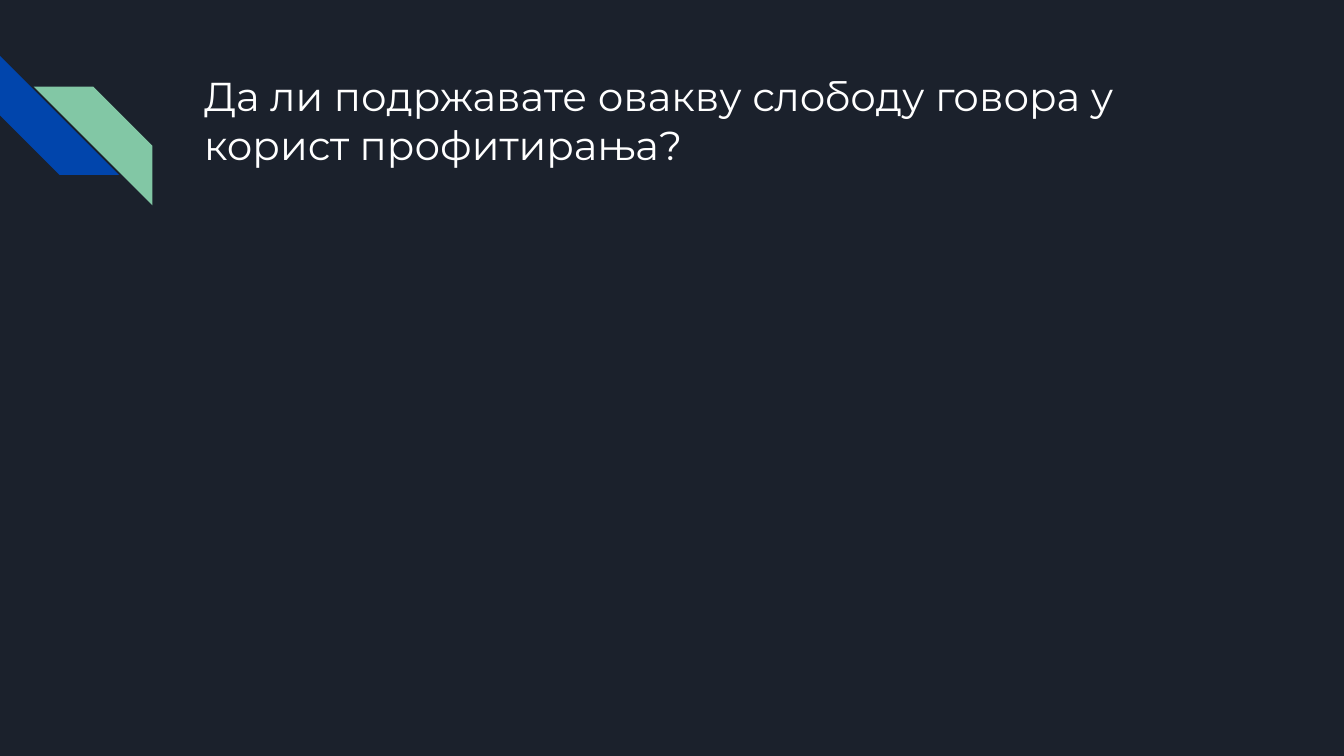
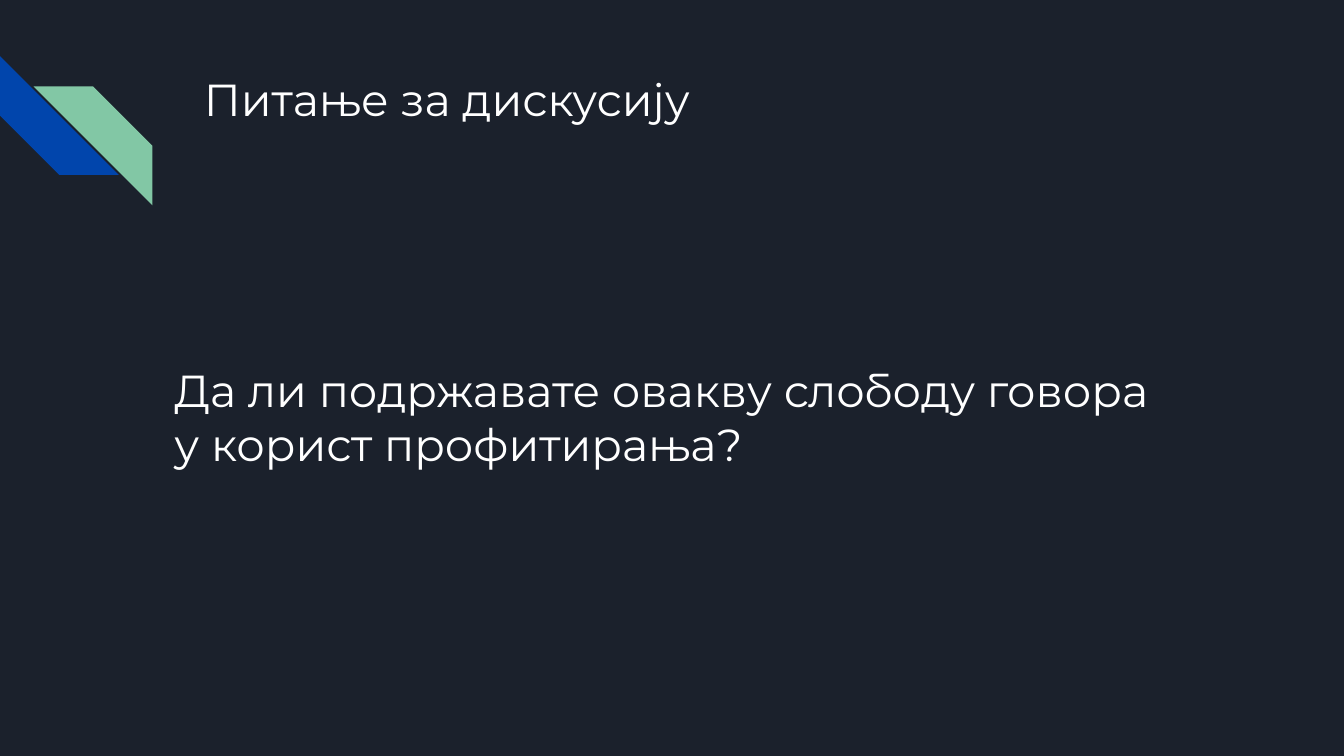
Before and after one commit to vukvuk21/RID, a slide deck: slide 16 of rid_2022_seminarski/mi18099_Andrijana_Aleksic/predavanje_1/slobodagovora.pptx (slide 15 before the commit). Drawn at 1344x756 pixels with LibreOffice and Linux fonts; fonts in the diff are those of the drawing. Boxes give left, top, right and bottom in pixels: in the first picture for what was removed or moved away, otherwise in the second. Text is boxed around its words. In the diff, an @@ line names an element or a change of style, - is before the commit and + after.

```diff
--- a/rid_2022_seminarski/mi18099_Andrijana_Aleksic/predavanje_1/slobodagovora.pptx
+++ b/rid_2022_seminarski/mi18099_Andrijana_Aleksic/predavanje_1/slobodagovora.pptx
@@ text added at <box>204,82,689,125</box>, 24 pt, text #FFFFFF @@
+Питање за дискусију
@@ text "Да ли подржавате овакву слободу ...": place and size @@
-text "Да ли подржавате овакву слободу ..." at <box>204,81,1113,168</box>
+text "Да ли подржавате овакву слободу ..." at <box>174,373,1148,470</box>
@@ text "Да ли подржавате овакву слободу ..." at <box>174,373,1148,470</box>: size 21.6 to 24 pt @@
```
Also in this commit, not shown: 10 other slides changed, 1 slide added, 4 other files.
